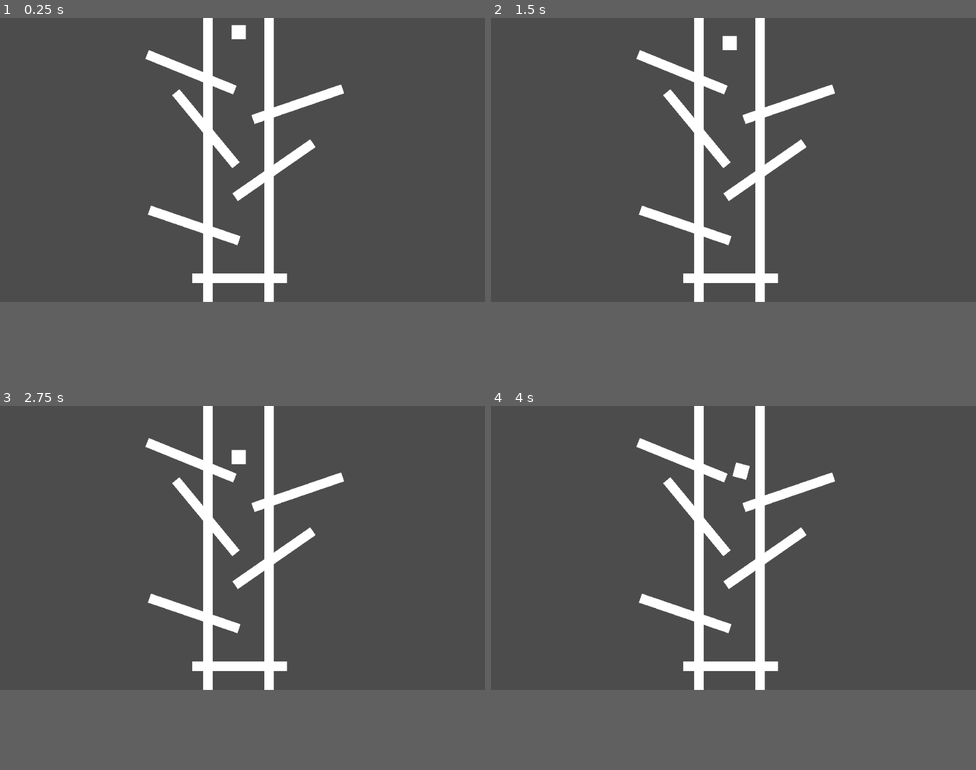
Above: before the commit, frames 1-4 (two rows, left to right).
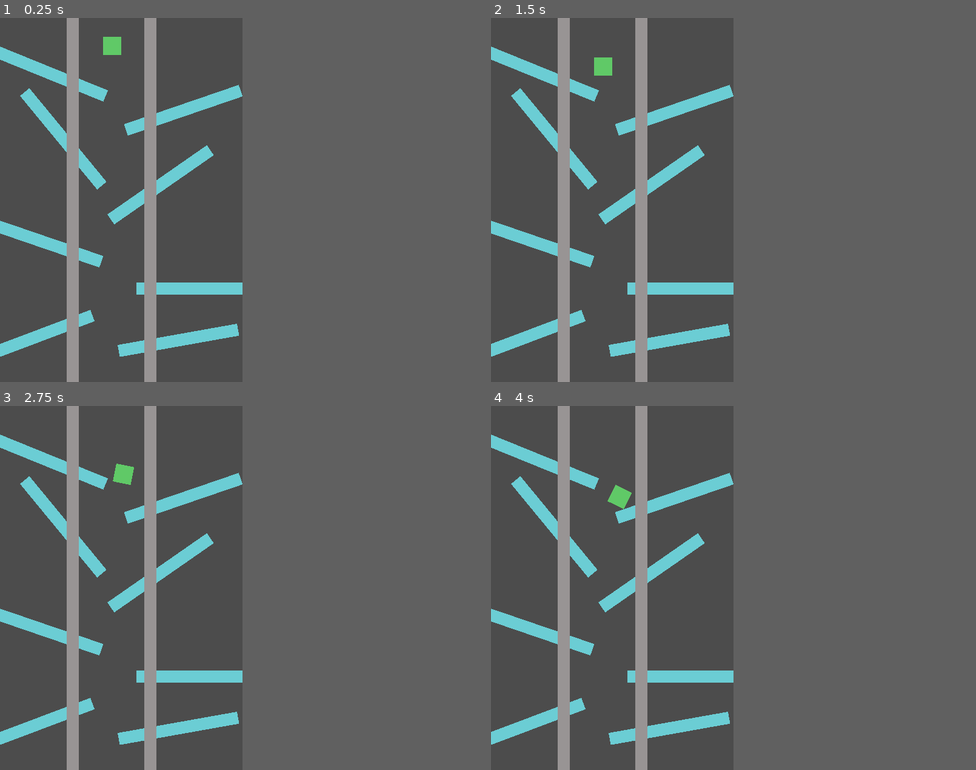
Above: after the commit, the same moments.

Repository: nikitakrutoy/RigidBody2DSimulation
Game: Godot game, scene res://Scene.tscn
The game is run twice, just before and just after one commit, with the same random seed, the same clock (stepped at 60 frames per second) and the same inputs. The project has no main scene, so this scene is started directly.
Inputs:
- Up to frame 1 (0.25 s): no input
- Up to frame 2 (1.5 s): no input
- Up to frame 3 (2.75 s): no input
- Up to frame 4 (4 s): no input
In our replay, the window is 800x468 before the commit and 400x600 after it. These sizes can differ from the game's own. Grey fills any space a smaller window leaves; there, only what the larger window draws over its background counts as a difference.

The runs differ from the first frame. In frame 1, 16% of the frame differs, in the area x 0-71%, y 0-100%; in frame 2, 16%; in frame 3, 16%; in frame 4, 16%.

Commit message:
Fix contact force and code style

Diff:
--- a/RigidBody.gd
+++ b/RigidBody.gd
@@ -1,24 +1,27 @@
 extends MeshInstance2D
-
-
-# Declare member variables here. Examples:
-# var a = 2
-# var b = "text"
 
 export var is_static = false
 
 var speed = Vector2.ZERO
 var angular_speed = 0
-var mass : float = 1
-var moment_of_inertia = 1e2
+var mass : float = 0.5
+var moment_of_inertia = 1e3
+
+var last_speed = Vector2.ZERO
+var last_angular_speed = 0
 var last_position : Vector2
+var last_rotation_degrees = 0
+
+var is_collided = false;
+
 var force : Vector2 = Vector2.ZERO
 var torque = 0
+var delta = 0
 
-const K = -50
-const COLLISION_TOLLERANCE = 2
+const K = -100
+const COLLISION_TOLLERANCE = 1.0
 
-var g = 20.8
+var g = 30.8
 
 func get_points():
 	var t1 = Vector2(-scale.x, scale.y).rotated(deg2rad(rotation_degrees))
@@ -45,61 +48,80 @@
 	)
 	return normal.rotated(rotation_degrees * PI / 180).normalized()
 
-func closest_edge_force_vector(p: Vector2):
+func closest_edge_force_vector(p: Vector2, inverse_normal = false):
 	var p_local = ((p - position).rotated(-rotation_degrees * PI / 180) / scale)
 	var p_rotated = p_local.rotated(45 * PI / 180).sign()
 	var normal = Vector2(
 		int(p_rotated.x == p_rotated.y) * p_rotated.x,
 		int(p_rotated.x != p_rotated.y) * p_rotated.y
 	)
+	if inverse_normal:
+		normal = -normal
 	var d = min(1 - abs(p_local.x), 1 - abs(p_local.y))
 	var dist = d * (normal * scale).length()
 
 	var coef = K * (dist - COLLISION_TOLLERANCE)
 	return coef * normal.rotated(rotation_degrees * PI / 180)
 
+func impulse_response(p, effector, inverse_normal = false):
+	var n = effector.closest_edge_normal_vector(p)
+	if inverse_normal:
+		n = -n
+	var r = p - position
+	var local_speed = speed + Vector2(r.y * -angular_speed, r.x * angular_speed)
+	var j = -local_speed.dot(n) / (1 / mass + r.cross(n) * r.cross(n) / moment_of_inertia)
+	speed += j * n / mass
+	angular_speed += r.cross(j * n) / moment_of_inertia
+
+func contact_force(p, effector, inverse_normal = false):
+	var r = p - position
+	var f : Vector2 = effector.closest_edge_force_vector(p, inverse_normal)
+	force += f
+	torque += -f.cross(r.normalized()) * r.length()
+
+func process_collision(p, effector, inverse_normal = false):
+	contact_force(p, effector, inverse_normal)
+
+	if not is_collided:
+		is_collided = true
+		apply_state()
+
+	impulse_response(p, effector)
+
+func save_state():
+	last_speed = speed
+	last_position = position
+	last_angular_speed = angular_speed
+	last_rotation_degrees = rotation_degrees
+
+func apply_state():
+	speed = last_speed
+	position = last_position
+	angular_speed = last_angular_speed
+	rotation_degrees = last_rotation_degrees
 
 func collide():
-	var result = false;
 	for node in owner.get_children():
 		if node is MeshInstance2D and node != self:
 			var mesh : MeshInstance2D = node
 			for p in get_points():
+
 				if node.is_inside(p):
-					var r
-					var j
-					var n
-					var local_speed
 
+					# body penetrates static object
 					if not is_static:
-						n = node.closest_edge_normal_vector(p)
-						r = p - position
-						local_speed = speed + Vector2(r.y * -angular_speed, r.x * angular_speed)
-						j = -local_speed.dot(n) / (1/mass + r.cross(n) * r.cross(n) / moment_of_inertia)
-						speed += j * n / mass
-						angular_speed += r.cross(j * n) / moment_of_inertia
-						var f : Vector2 = node.closest_edge_force_vector(p)
-						force += f
+						process_collision(p, node, false)
 
-					result = true;
+					# static object penetrates body
+					if not node.is_static:
+						node.process_collision(p, node, true)
 
-
-					if not node.is_static:
-						n = node.closest_edge_normal_vector(p)
-						r = p - node.position
-						local_speed = node.speed + Vector2(r.y * -node.angular_speed, r.x * node.angular_speed)
-						j = -local_speed.dot(n) / (1/node.mass + r.cross(n) * r.cross(n) / node.moment_of_inertia)
-						node.speed += j * n / node.mass
-						node.angular_speed += r.cross(j * n) / node.moment_of_inertia
-						var f : Vector2 = node.closest_edge_force_vector(p)
-						node.force -= f
-
-
-	return result
+	return is_collided
 
 # Called when the node enters the scene tree for the first time.
 func _ready():
 	last_position = position
+	last_rotation_degrees = rotation_degrees
 
 # Called every frame. 'delta' is the elapsed time since the previous frame.
 func _physics_process(delta):
@@ -108,10 +130,19 @@
 	if is_static:
 		return
 
-	var a =  force / mass - g * Vector2.UP
+	save_state()
+
+	# Apply force
+	var a = force / mass - g * Vector2.UP
 	speed += a * delta
 	position += speed * delta
 
+	# Apply torque
+	var w = torque / moment_of_inertia
+	angular_speed += w * delta
 	rotate(angular_speed * delta)
 
+	# Reset collision
 	force = Vector2.ZERO
+	torque = 0
+	is_collided = false
--- a/Scene.tscn
+++ b/Scene.tscn
@@ -7,13 +7,15 @@
 [node name="Root" type="Node2D"]
 
 [node name="Body" type="MeshInstance2D" parent="."]
-position = Vector2( 503.963, 28.9834 )
+modulate = Color( 0.380392, 0.792157, 0.407843, 1 )
+position = Vector2( 184.704, 44.9729 )
 scale = Vector2( 15, 15 )
 mesh = SubResource( 1 )
 script = ExtResource( 1 )
 
-[node name="Floor" type="MeshInstance2D" parent="."]
-position = Vector2( 434.721, 234.022 )
+[node name="Floor1" type="MeshInstance2D" parent="."]
+modulate = Color( 0.423529, 0.807843, 0.835294, 1 )
+position = Vector2( 104.35, 199.215 )
 rotation = 0.881391
 scale = Vector2( 100, 10 )
 mesh = SubResource( 1 )
@@ -21,7 +23,8 @@
 is_static = true
 
 [node name="Floor6" type="MeshInstance2D" parent="."]
-position = Vector2( 578.559, 321.673 )
+modulate = Color( 0.423529, 0.807843, 0.835294, 1 )
+position = Vector2( 264.856, 274.96 )
 rotation = -3.74897
 scale = Vector2( 100, 10 )
 mesh = SubResource( 1 )
@@ -29,7 +32,8 @@
 is_static = true
 
 [node name="Floor7" type="MeshInstance2D" parent="."]
-position = Vector2( 410.023, 438.326 )
+modulate = Color( 0.423529, 0.807843, 0.835294, 1 )
+position = Vector2( 72.5091, 369.389 )
 rotation = 0.329867
 scale = Vector2( 100, 10 )
 mesh = SubResource( 1 )
@@ -37,14 +41,34 @@
 is_static = true
 
 [node name="Floor8" type="MeshInstance2D" parent="."]
-position = Vector2( 506.061, 550.238 )
+modulate = Color( 0.423529, 0.807843, 0.835294, 1 )
+position = Vector2( 325.445, 445.585 )
+scale = Vector2( 100, 10 )
+mesh = SubResource( 1 )
+script = ExtResource( 1 )
+is_static = true
+
+[node name="Floor9" type="MeshInstance2D" parent="."]
+modulate = Color( 0.423529, 0.807843, 0.835294, 1 )
+position = Vector2( 59.0164, 525.749 )
+rotation = -0.360477
+scale = Vector2( 100, 10 )
+mesh = SubResource( 1 )
+script = ExtResource( 1 )
+is_static = true
+
+[node name="Floor10" type="MeshInstance2D" parent="."]
+modulate = Color( 0.423529, 0.807843, 0.835294, 1 )
+position = Vector2( 294.24, 531.305 )
+rotation = -0.176022
 scale = Vector2( 100, 10 )
 mesh = SubResource( 1 )
 script = ExtResource( 1 )
 is_static = true
 
 [node name="Floor2" type="MeshInstance2D" parent="."]
-position = Vector2( 628.767, 182.18 )
+modulate = Color( 0.423529, 0.807843, 0.835294, 1 )
+position = Vector2( 302.365, 152.135 )
 rotation = -0.329867
 scale = Vector2( 100, 10 )
 mesh = SubResource( 1 )
@@ -52,22 +76,25 @@
 is_static = true
 
 [node name="Floor4" type="MeshInstance2D" parent="."]
-position = Vector2( 403.236, 114.668 )
+modulate = Color( 0.423529, 0.807843, 0.835294, 1 )
+position = Vector2( 81.5961, 90.9724 )
 rotation = 0.385718
 scale = Vector2( 100, 10 )
 mesh = SubResource( 1 )
 script = ExtResource( 1 )
 is_static = true
 
-[node name="Floor3" type="MeshInstance2D" parent="."]
-position = Vector2( 439.221, 228.022 )
+[node name="Wall1" type="MeshInstance2D" parent="."]
+modulate = Color( 0.6, 0.584314, 0.584314, 1 )
+position = Vector2( 119.962, 244.012 )
 scale = Vector2( 10, 1000 )
 mesh = SubResource( 1 )
 script = ExtResource( 1 )
 is_static = true
 
-[node name="Floor5" type="MeshInstance2D" parent="."]
-position = Vector2( 567.504, 233.022 )
+[node name="Wall2" type="MeshInstance2D" parent="."]
+modulate = Color( 0.6, 0.584314, 0.584314, 1 )
+position = Vector2( 248.245, 249.012 )
 scale = Vector2( 10, 1000 )
 mesh = SubResource( 1 )
 script = ExtResource( 1 )
--- a/project.godot
+++ b/project.godot
@@ -13,6 +13,10 @@
 config/name="RigidBody2DSimulation"
 config/icon="res://icon.png"
 
+[display]
+
+window/size/width=400
+
 [physics]
 
 common/enable_pause_aware_picking=true
